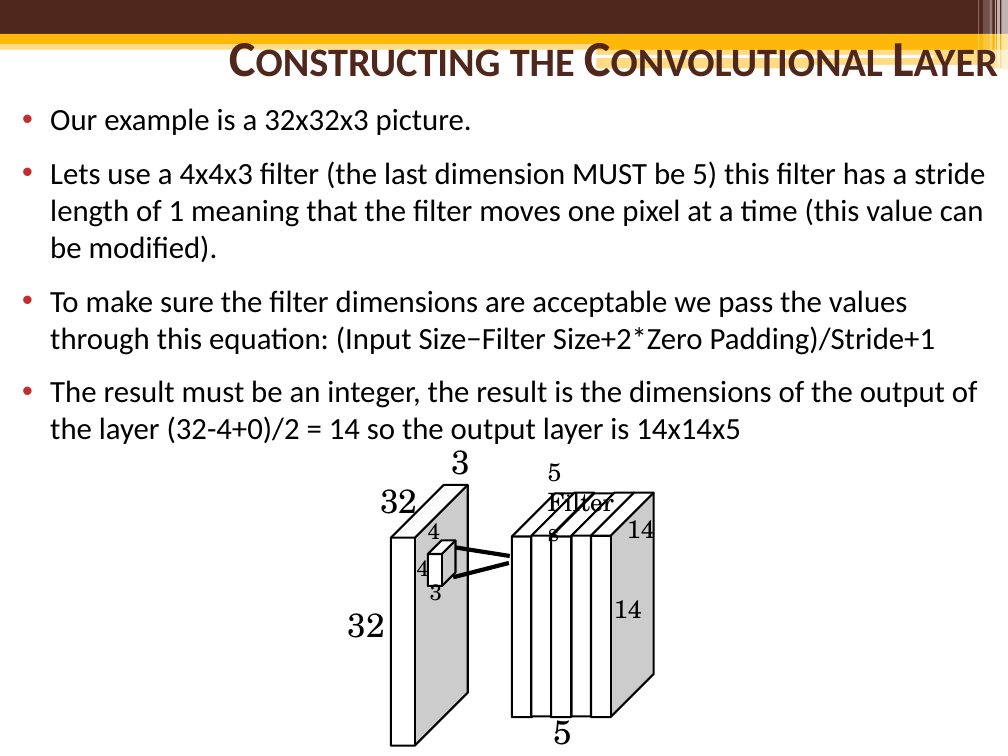
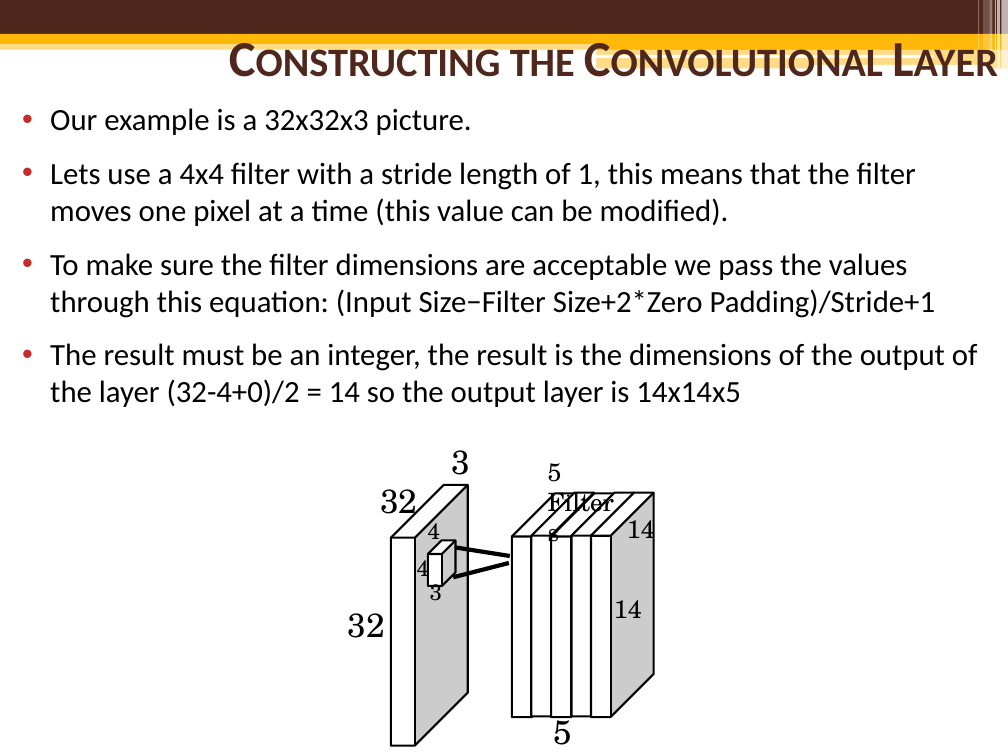
Before and after one commit to mcguires5/MachineLearning1, a slide deck: slide 11 of ConvolutionNeuralNetwork.pptx. Drawn at 1008x756 pixels with LibreOffice and Linux fonts; fonts in the diff are those of the drawing; background and template pictures are left out. Boxes give left, top, right and bottom in pixels: in the first picture for what was removed or moved away, otherwise in the second. Text is boxed around its words. In the diff, an @@ line names an element or a change of style, - is before the commit and + after.

```diff
--- a/ConvolutionNeuralNetwork.pptx
+++ b/ConvolutionNeuralNetwork.pptx
@@ text at [50,162,916,226]: text changed @@
-• Lets use a 4x4x3 filter (the last dimension MUST be 5) this filter has a stride length of 1 meaning that the filter moves one pixel at a time (this value can be modified).
+• Lets use a 4x4 filter with a stride length of 1, this means that the filter moves one pixel at a time (this value can be modified).
```
Also in this commit, not shown: 7 other slides changed, 3 slides added, 4 slides removed.
